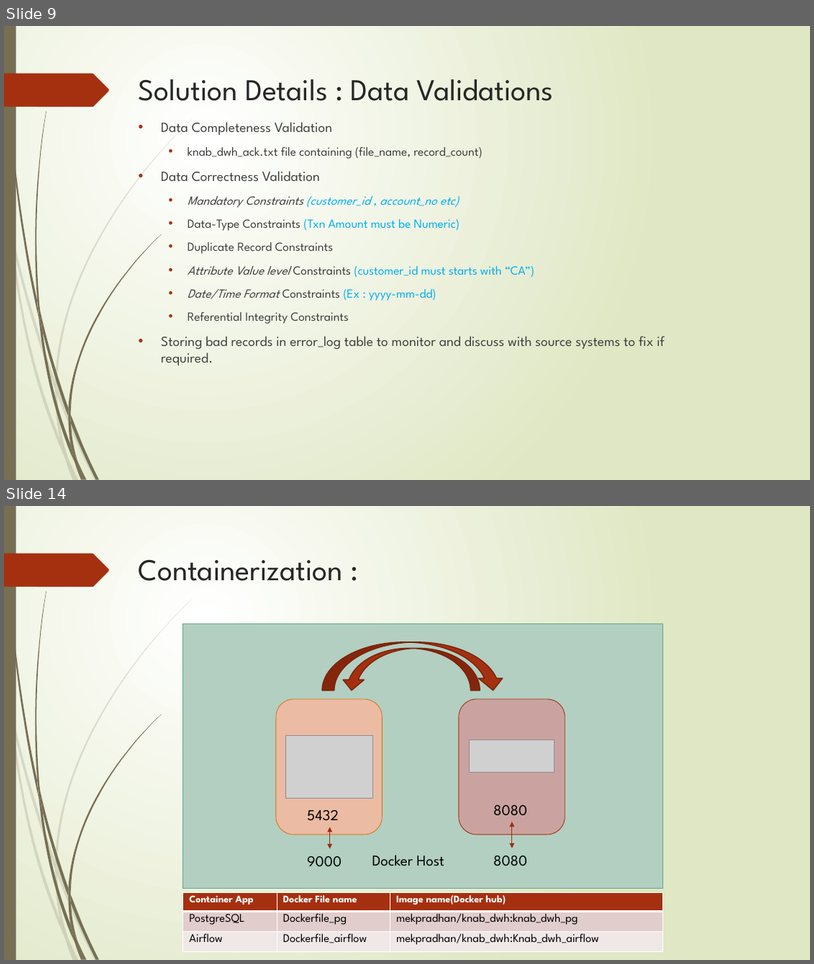
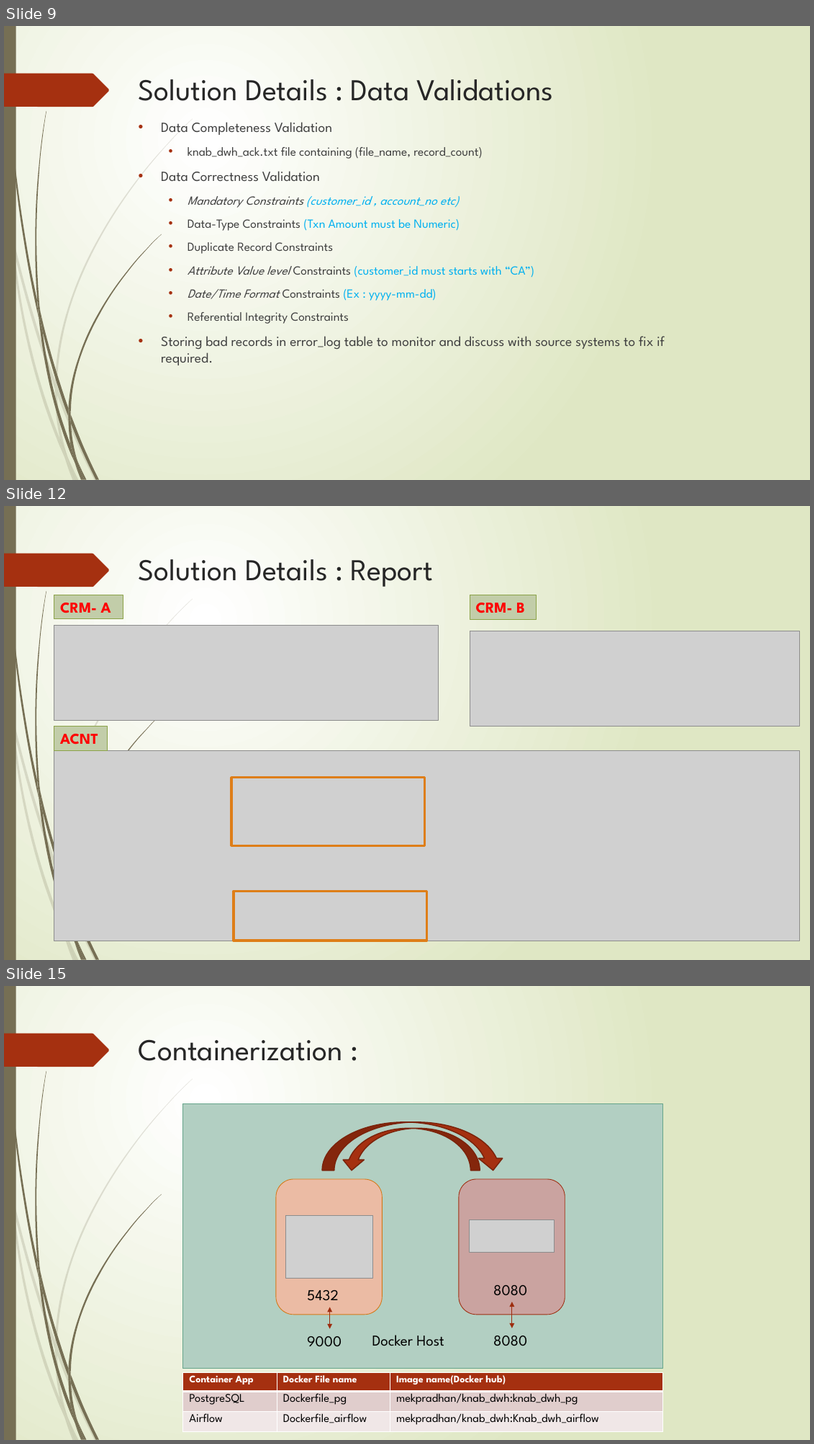
Before and after one commit to Kulamanipradhan0/knab_dwh_v2, a slide deck: KPradhan_Knab_DWH_Presentation.pptx. Shown one above the other, each under a label of ours: slides 9 and 14 before the commit, slides 9, 12 and 15 after it; the slides between them are not shown. The pictures are 814x964 and 814x1444 pixels, drawn with LibreOffice and Linux fonts; fonts in the diff are those of the drawing; grey boxes stand for pictures. Boxes give left, top, right and bottom in pixels: in the first picture for what was removed or moved away, otherwise in the second. Text is boxed around its words. In the diff, an @@ line names an element or a change of style, - is before the commit and + after.

```diff
--- a/KPradhan_Knab_DWH_Presentation.pptx
+++ b/KPradhan_Knab_DWH_Presentation.pptx
@@ slide 12 added at (4,506,810,960), background gradient #FFFFFF to #DFE8C4; not listed: 23 template elements that a slide beside it also shows @@
@@ text added at (139,559,434,587), 36 pt, text #262626 @@
+Solution Details : Report
@@ rectangle added at (54,595,123,619), fill #C2CEA9, outline #8BA249 0.75 pt, 18 pt, text #FF0000, bold @@
+CRM- A
@@ rectangle added at (471,595,537,619), fill #C2CEA9, outline #8BA249 0.75 pt, 18 pt, text #FF0000, bold @@
+CRM- B
@@ picture added at (54,626,438,720) @@
@@ picture added at (471,631,800,726) @@
@@ rectangle added at (54,726,108,750), fill #C2CEA9, outline #8BA249 0.75 pt, 18 pt, text #FF0000, bold @@
+ACNT
@@ picture added at (54,750,800,940) @@
@@ rectangle added at (232,777,424,845), outline #DE7E18 3 pt @@
@@ rectangle added at (234,890,427,940), outline #DE7E18 3 pt @@
@@ what was slide 14 is now slide 15 @@
```
Also in this commit, not shown: 6 slides changed, 1 other file.
